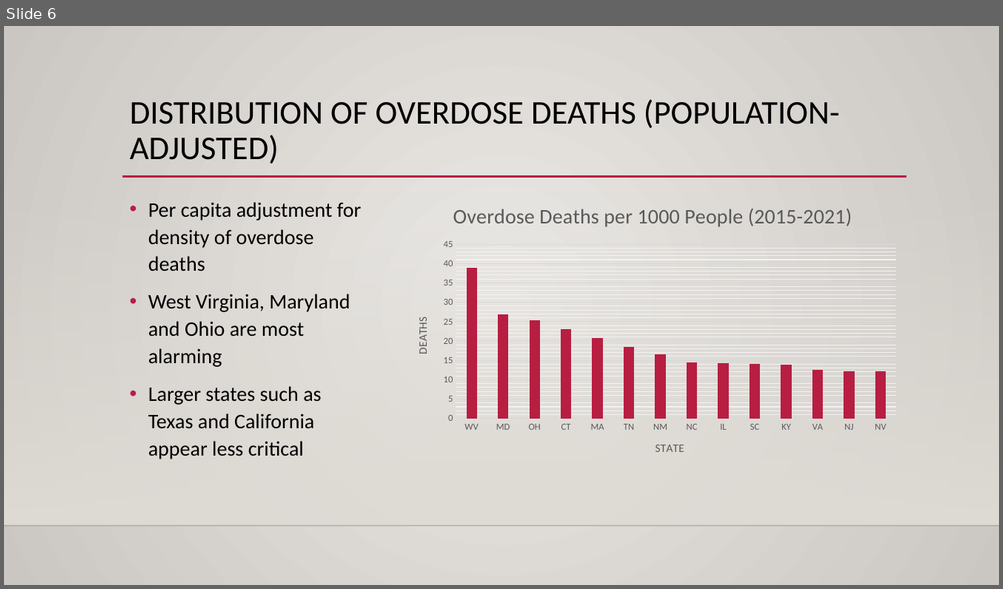
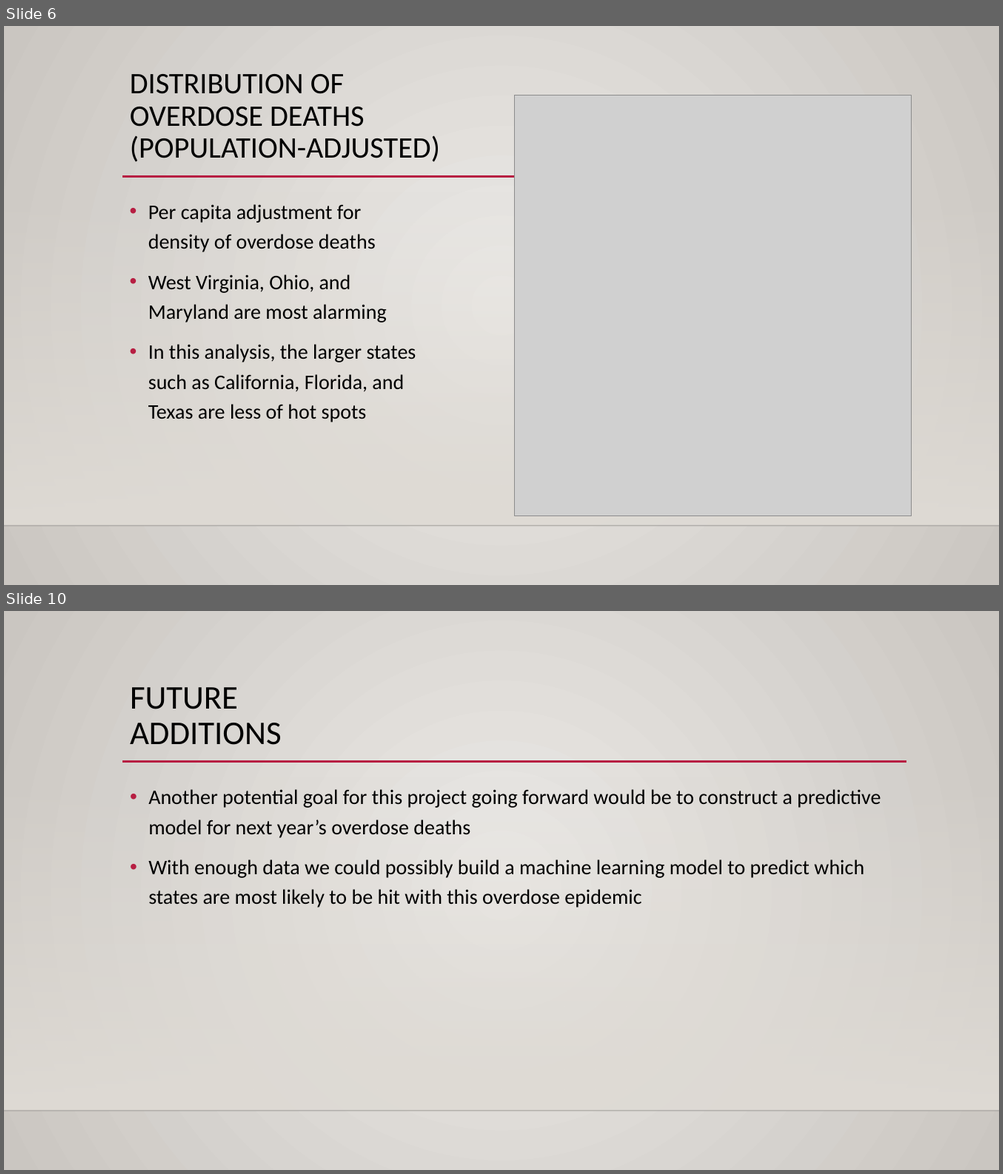
Before and after one commit to colinmcmorrow/opioid_overdose_analysis, a slide deck: overdose_prevention_presentation.pptx. Shown one above the other, each under a label of ours: slide 6 before the commit, slides 6 and 10 after it; the slides between them are not shown. The pictures are 1003x589 and 1003x1174 pixels, drawn with LibreOffice and Linux fonts; fonts in the diff are those of the drawing; grey boxes stand for pictures; background and template pictures are left out. Boxes give left, top, right and bottom in pixels: in the first picture for what was removed or moved away, otherwise in the second. Text is boxed around its words. In the diff, an @@ line names an element or a change of style, - is before the commit and + after.

```diff
--- a/overdose_prevention_presentation.pptx
+++ b/overdose_prevention_presentation.pptx
@@ slide 10 added at bbox=[4, 611, 999, 1170], background gradient #ECEAE7 to #CAC7C1; not listed: 3 template elements that a slide beside it also shows @@
@@ title added at bbox=[130, 687, 281, 745], 32 pt, text #000000 @@
+FUTURE
+ADDITIONS
@@ text added at bbox=[148, 789, 880, 908], 20 pt, text #000000 @@
+• Another potential goal for this project going forward would be to construct a predictive model for next year’s overdose deaths
+• With enough data we could possibly build a machine learning model to predict which states are most likely to be hit with this overdose epidemic
@@ slide 6 changed as well @@
@@ title "DISTRIBUTION OF OVERDOSE DEATHS (POPULATION-ADJUSTED)": place and size @@
-title "DISTRIBUTION OF OVERDOSE DEATHS (POPULATION-ADJUSTED)" at bbox=[130, 99, 839, 164]
+title "DISTRIBUTION OF OVERDOSE DEATHS (POPULATION-ADJUSTED)" at bbox=[130, 74, 440, 162]
@@ title "DISTRIBUTION OF OVERDOSE DEATHS (POPULATION-ADJUSTED)" at bbox=[130, 74, 440, 162]: size 32 to 28.8 pt @@
@@ picture added at bbox=[515, 96, 911, 517] @@
@@ column chart removed at bbox=[399, 191, 907, 471] @@
-title "Overdose Deaths per 1000 People (2015-2021) "
-categories: WV, MD, OH, CT, MA, TN, NM, NC, IL, SC, KY, VA, NJ, NV
-Series 1: 39, 27, 25, 23, 21, 18, 17, 14, 14, 14, 14, 12, 12, 12
@@ text at bbox=[148, 204, 375, 252]: line spacing 1.1 to 1.2 @@
@@ text at bbox=[148, 275, 416, 423]: text changed @@
-• West Virginia, Maryland and Ohio are most alarming
-• Larger states such as Texas and California appear less critical
+• West Virginia, Ohio, and Maryland are most alarming
+• In this analysis, the larger states such as California, Florida, and Texas are less of hot spots
```
Also in this commit, not shown: 6 other slides changed, 2 other slides added, 1 slide removed, 2 other files.
